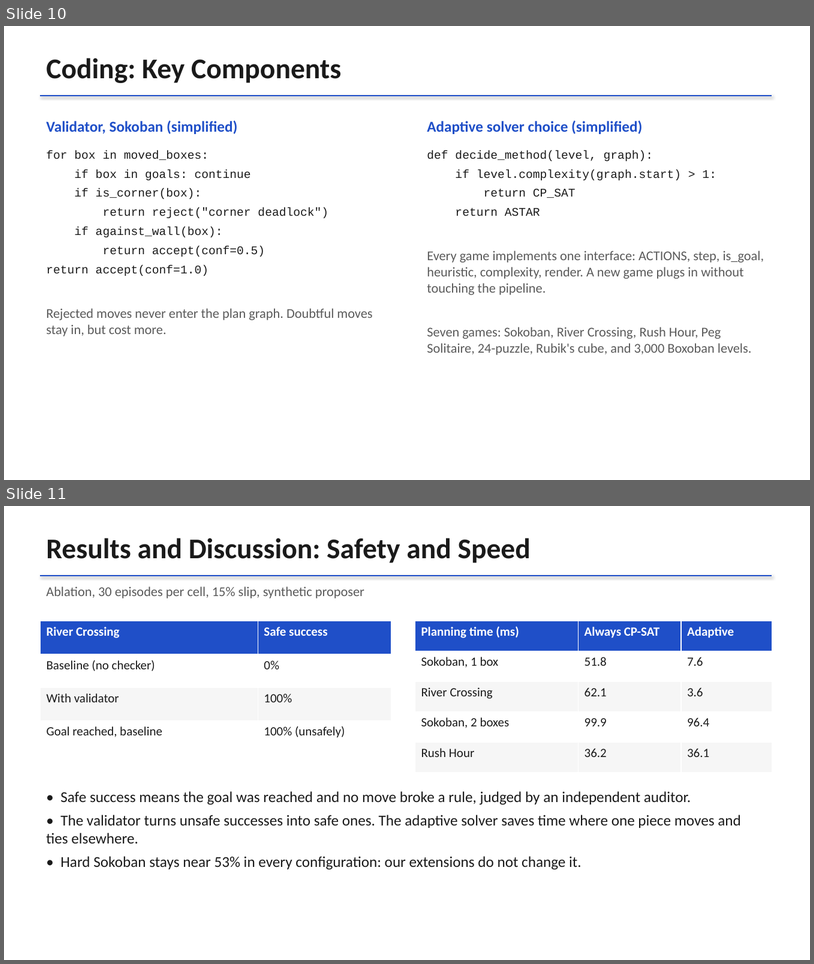
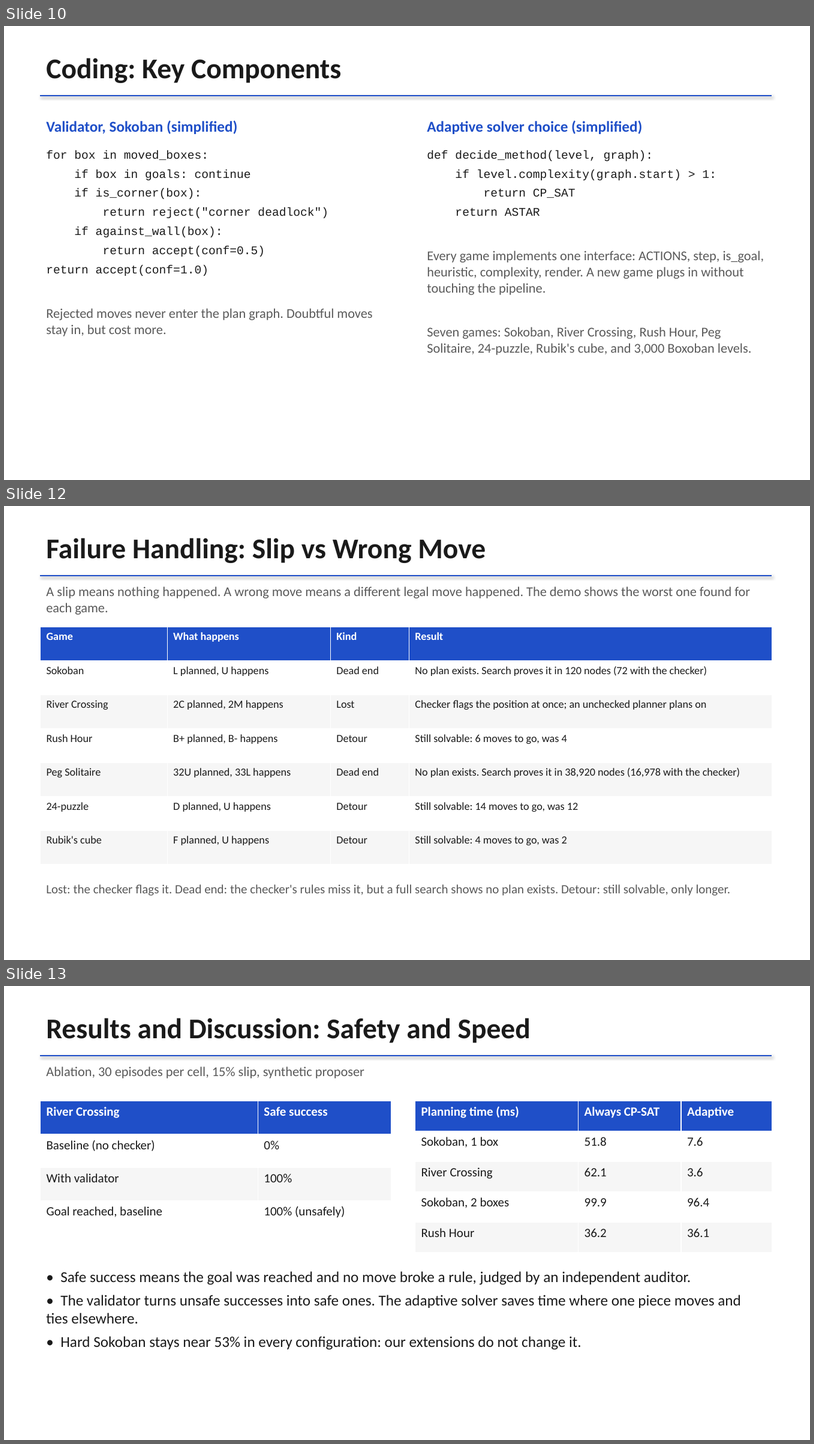
Before and after one commit to Harsh-v69/MachineLearningCP, a slide deck: docs/CP_Project_Review.pptx. Shown one above the other, each under a label of ours: slides 10 and 11 before the commit, slides 10, 12 and 13 after it; the slides between them are not shown. The pictures are 814x964 and 814x1444 pixels, drawn with LibreOffice and Linux fonts; fonts in the diff are those of the drawing. Boxes give left, top, right and bottom in pixels: in the first picture for what was removed or moved away, otherwise in the second. Text is boxed around its words. In the diff, an @@ line names an element or a change of style, - is before the commit and + after.

```diff
--- a/docs/CP_Project_Review.pptx
+++ b/docs/CP_Project_Review.pptx
@@ slide 12 added at bbox=[4, 506, 810, 960], background #FFFFFF @@
@@ text added at bbox=[46, 538, 486, 563], 34 pt, text #1A1A1A, bold @@
+Failure Handling: Slip vs Wrong Move
@@ line added from (40, 576) to (772, 576), #1F4FC8 2 pt @@
@@ text added at bbox=[46, 586, 750, 615], 16 pt, text #5A5A5A @@
+A slip means nothing happened. A wrong move means a different legal move happened. The demo shows the worst one found for each game.
@@ table added at bbox=[40, 627, 772, 864], 7 rows, 4 columns @@
+Game | What happens | Kind | Result
+Sokoban | L planned, U happens | Dead end | No plan exists. Search proves it in 120 nodes (72 with the checker)
+River Crossing | 2C planned, 2M happens | Lost | Checker flags the position at once; an unchecked planner plans on
+Rush Hour | B+ planned, B- happens | Detour | Still solvable: 6 moves to go, was 4
+Peg Solitaire | 32U planned, 33L happens | Dead end | No plan exists. Search proves it in 38,920 nodes (16,978 with the checker)
+24-puzzle | D planned, U happens | Detour | Still solvable: 14 moves to go, was 12
+Rubik's cube | F planned, U happens | Detour | Still solvable: 4 moves to go, was 2
@@ text added at bbox=[46, 884, 731, 895], 15 pt, text #5A5A5A @@
+Lost: the checker flags it. Dead end: the checker's rules miss it, but a full search shows no plan exists. Detour: still solvable, only longer.
@@ what was slide 11 is now slide 13 @@
```
Also in this commit, not shown: 3 slides changed, 1 other slide added, 3 other files.
